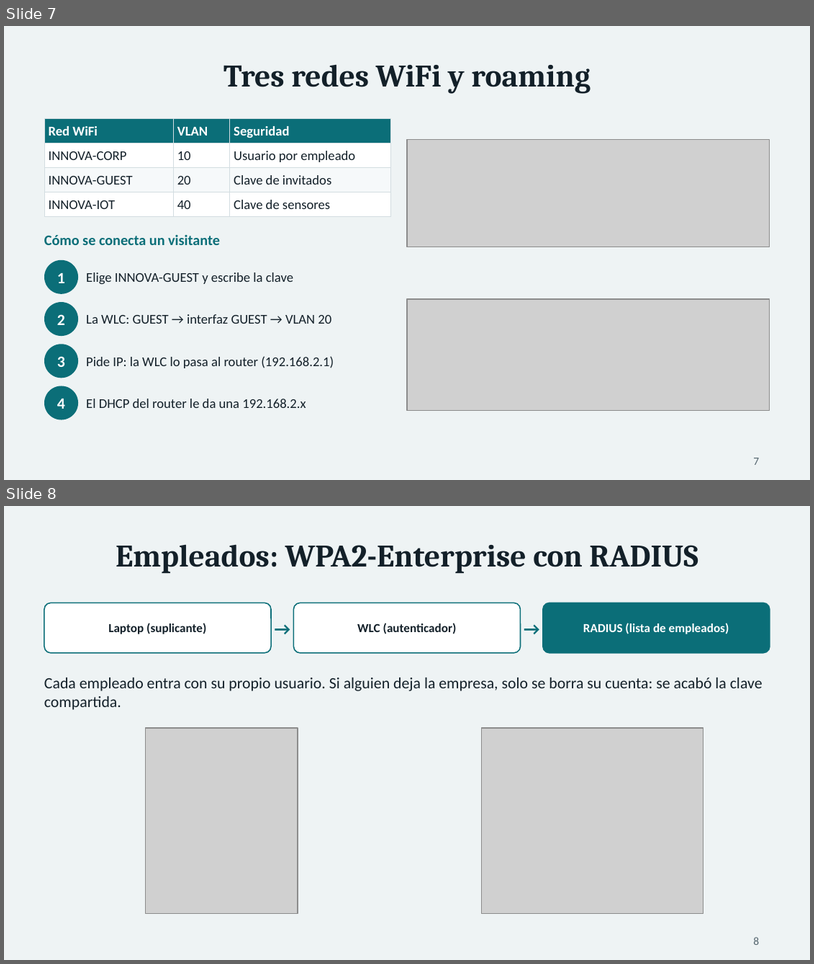
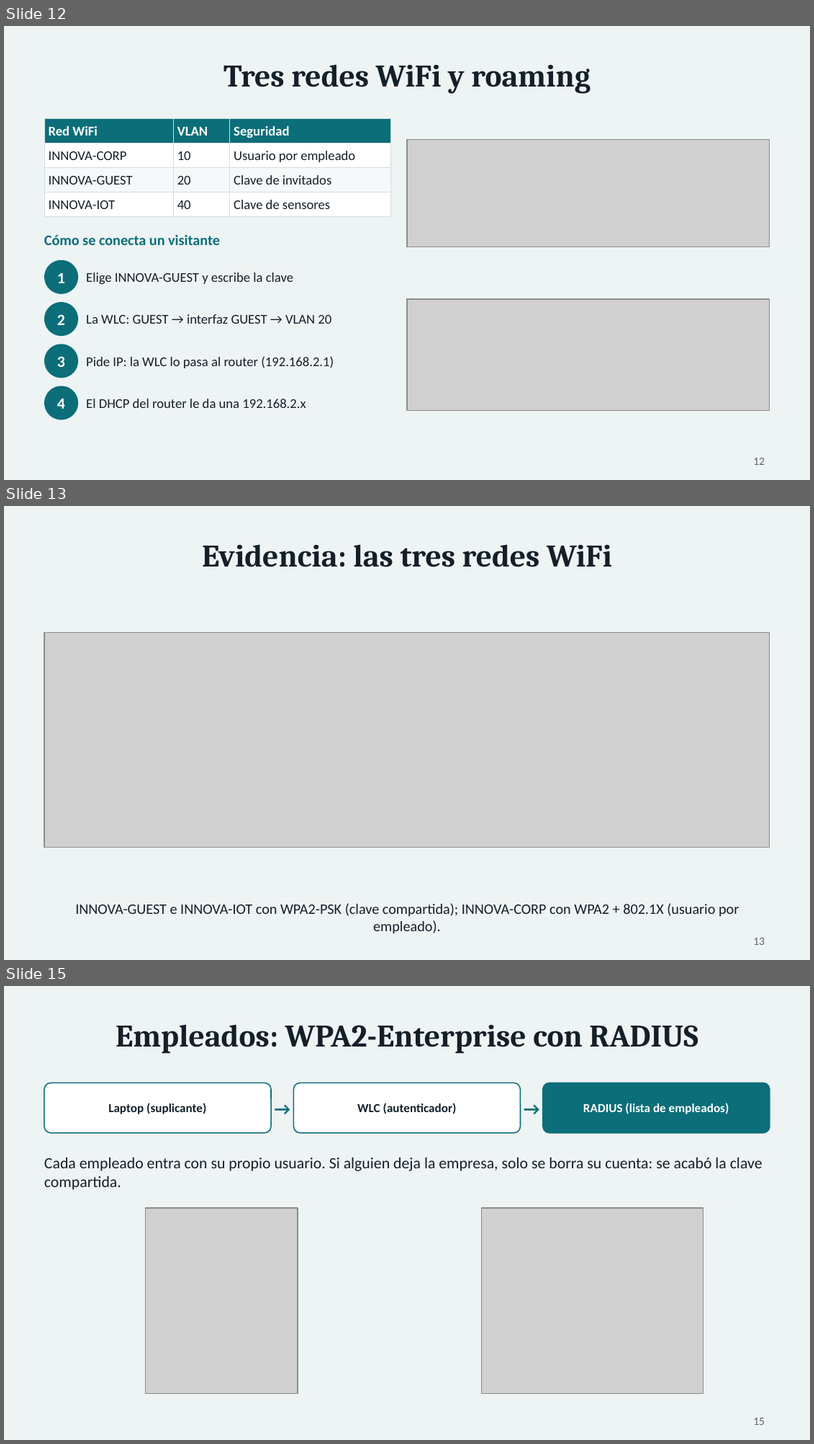
Before and after one commit to USX22/inalambricreds2, a slide deck: entregables/Presentacion_InnovaLogistics.pptx. Shown one above the other, each under a label of ours: slides 7 and 8 before the commit, slides 12, 13 and 15 after it; the slides between them are not shown. The pictures are 814x964 and 814x1444 pixels, drawn with LibreOffice and Linux fonts; fonts in the diff are those of the drawing; grey boxes stand for pictures. Boxes give left, top, right and bottom in pixels: in the first picture for what was removed or moved away, otherwise in the second. Text is boxed around its words. In the diff, an @@ line names an element or a change of style, - is before the commit and + after.

```diff
--- a/entregables/Presentacion_InnovaLogistics.pptx
+++ b/entregables/Presentacion_InnovaLogistics.pptx
@@ slide 13 added at [4, 506, 810, 960], background #EEF3F4 @@
@@ title added at [202, 544, 612, 567], 28 pt, text #132029, bold @@
+Evidencia: las tres redes WiFi
@@ picture added at [44, 633, 770, 847] @@
@@ text added at [75, 903, 739, 934], 13 pt, text #132029 @@
+INNOVA-GUEST e INNOVA-IOT con WPA2-PSK (clave compartida); INNOVA-CORP con WPA2 + 802.1X (usuario por empleado).
@@ page number added at [754, 937, 765, 944], 10 pt, text #55666F @@
+13
@@ what was slide 7 is now slide 12 @@
@@ page number at [754, 457, 765, 464]: text changed @@
-7
+12
@@ what was slide 8 is now slide 15 @@
@@ page number at [754, 1417, 765, 1424]: text changed @@
-8
+15
```
Also in this commit, not shown: 14 other slides added, 14 other files.
